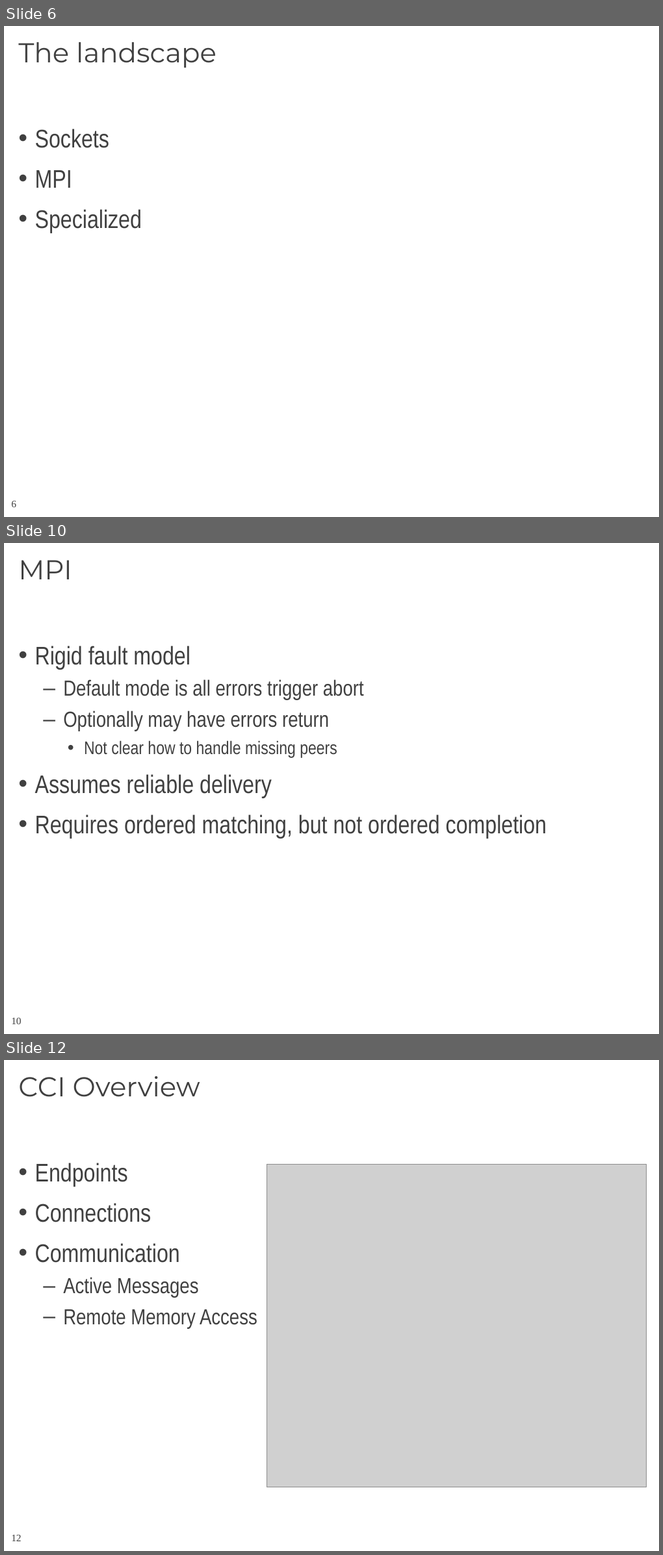
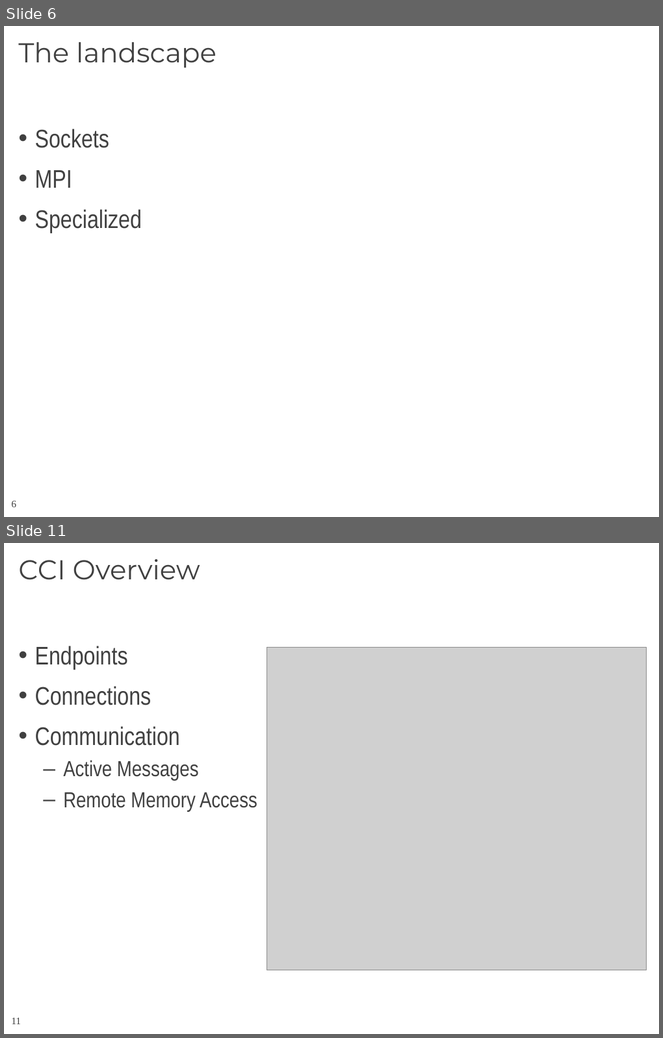
Before and after one commit to CCI/pub, a slide deck: slides/HotI-2011/2011-HotI-CCI-OLCF.pptx. Shown one above the other, each under a label of ours: slides 6, 10 and 12 before the commit, slides 6 and 11 after it; the slides between them are not shown. The pictures are 663x1555 and 663x1038 pixels, drawn with LibreOffice and Linux fonts; fonts in the diff are those of the drawing; grey boxes stand for pictures; background and template pictures are left out. Boxes give left, top, right and bottom in pixels: in the first picture for what was removed or moved away, otherwise in the second. Text is boxed around its words. In the diff, an @@ line names an element or a change of style, - is before the commit and + after.

```diff
--- a/slides/HotI-2011/2011-HotI-CCI-OLCF.pptx
+++ b/slides/HotI-2011/2011-HotI-CCI-OLCF.pptx
@@ slide 10 removed at (x1=4, y1=543, x2=659, y2=1034), background #FFFFFF; not listed: 1 template element that a slide beside it also shows @@
@@ title removed at (x1=18, y1=560, x2=72, y2=579) @@
-MPI
@@ text removed at (x1=35, y1=646, x2=547, y2=838) @@
-• Rigid fault model
-  – Default mode is all errors trigger abort
-  – Optionally may have errors return
-    • Not clear how to handle missing peers
-• Assumes reliable delivery
-• Requires ordered matching, but not ordered completion
@@ what was slide 12 is now slide 11 @@
@@ page number at (x1=11, y1=1018, x2=21, y2=1025): text changed @@
-12
+11
```
Also in this commit, not shown: 6 slides changed, 3 slides added, 3 other slides removed.
